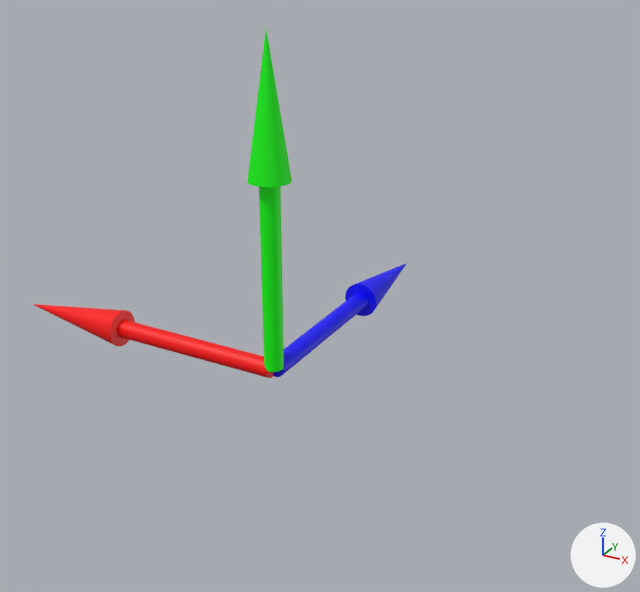
The glTF model resources/objects/gizmo/gizmo.glb, before and after one commit.
Both versions are drawn from a 50 mm lens placed at (1.28, -2.03, 1.29), pointed at (0.16, -0.01, 0.28). The lights are fixed; the arrows at lower right show +X, +Y and +Z. Where no turn or scale is listed for an object, it has been applied to the vertices.

Objects in the first picture: 'xAxis', 'yAxis', 'zAxis'.
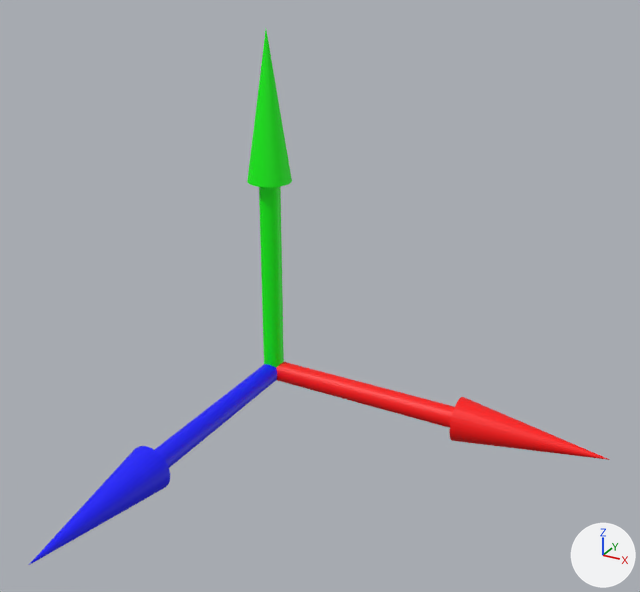
The edits, one by one:
Object 'zAxis' (ob_zaxis) moves from (0.0, 0.8, 0.0) to (0.0, -0.8, 0.0).
Object 'zAxis' (ob_zaxis) turns from (-90, -90, 0) to (90, -90, 0) degrees about x, y and z.
Object 'xAxis' (ob_xaxis) moves from (-0.8, 0.0, 0.0) to (0.8, 0.0, 0.0).
Object 'xAxis' (ob_xaxis) turns from (180, 90, 0) to (0, 90, 0) degrees about x, y and z.

Changed parts and their boxes [x1, y1, x2, y2] in the pictures (640 x 592 px):
'xAxis', moved, turned
    before: [33, 304, 273, 378]
    after: [276, 362, 610, 460]
'zAxis', moved, turned
    before: [273, 263, 407, 377]
    after: [29, 364, 277, 565]
